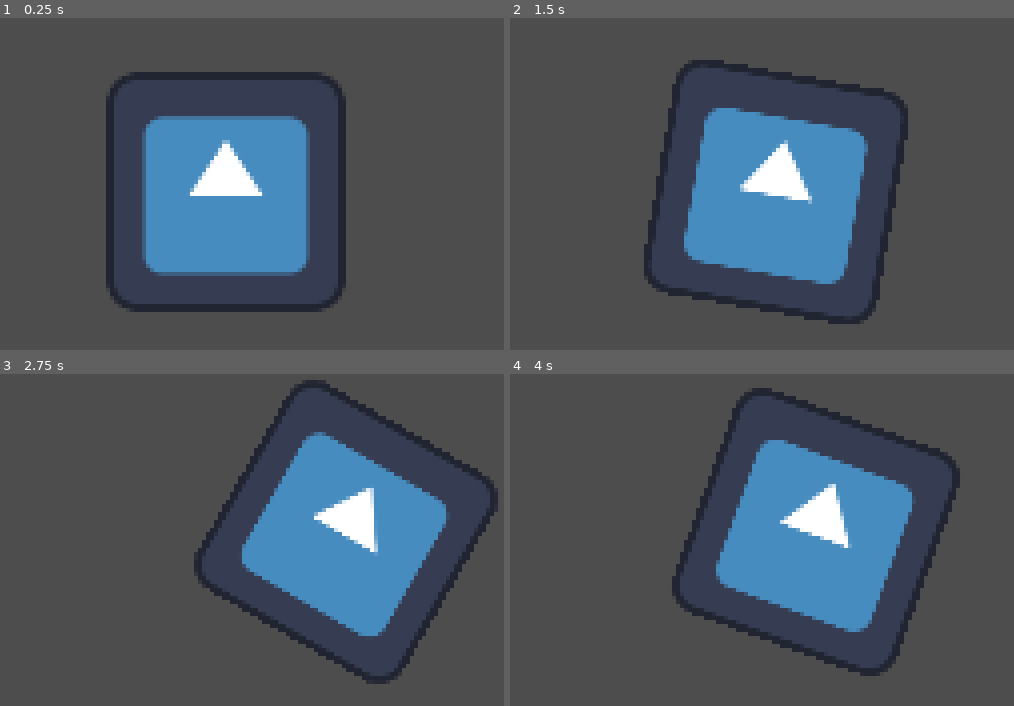
Above: before the commit, frames 1-4 (two rows, left to right).
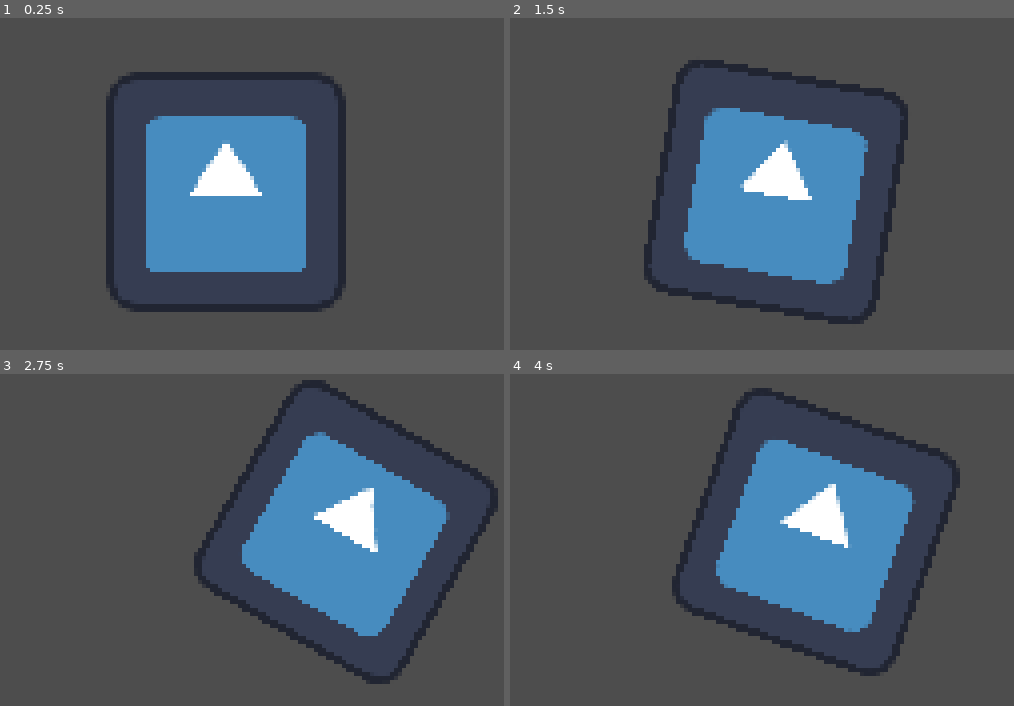
Above: after the commit, the same moments.

Repository: for-ang/go-for-old
Game: Godot game, scene res://scenes/running.tscn
Same seed, same stepped clock (60 frames per second), same inputs: the game is played once before the commit and once after it. The engine's default icon, where the game draws it, is replaced by a stand-in: a white triangle on a blue panel in a dark square.
Inputs:
- Up to frame 1 (0.25 s): no input
- Up to frame 2 (1.5 s): tap Enter at 0.5 s; hold D (RIGHT) 0.53-1.28 s; hold Ctrl (A) 0.53-1.28 s; tap Shift (B) at 0.8, 1.35 s; tap Space at 1.25 s; hold S (DOWN) from 1.28 s (still down)
- Up to frame 3 (2.75 s): tap Ctrl (A) at 1.55 s; tap Enter at 2 s; release S (DOWN) at 2.03 s; hold D (RIGHT) from 2.03 s (still down); hold Ctrl (A) from 2.03 s (still down); tap Shift (B) at 2.3 s
- Up to frame 4 (4 s): tap Space at 2.75 s; release D (RIGHT) at 2.78 s; release Ctrl (A) at 2.78 s; hold W (UP) 2.78-3.53 s; tap Shift (B) at 2.85, 3.8 s; tap Ctrl (A) at 3.05 s; tap Enter at 3.5 s; hold A (LEFT) from 3.53 s (still down); hold Ctrl (A) from 3.53 s (still down)

The runs differ from the first frame. In frame 1, 1.5% of the frame differs, in the area x 28-62%, y 29-78%; in frame 2, 0.6%; in frame 3, 0.5%; in frame 4, 0.5%.

Commit message:
shooting minigame script

Diff:
--- a/project.godot
+++ b/project.godot
@@ -63,6 +63,7 @@
 
 [rendering]
 
+textures/canvas_textures/default_texture_filter=0
 rendering_device/driver.windows="d3d12"
 renderer/rendering_method="gl_compatibility"
 renderer/rendering_method.mobile="gl_compatibility"
--- a/scenes/boxing.tscn
+++ b/scenes/boxing.tscn
@@ -1,6 +1,6 @@
 [gd_scene format=3 uid="uid://ckp3x4r815ug8"]
 
-[ext_resource type="Script" uid="uid://bapt2txnck41b" path="res://scenes/boxing.gd" id="1_xgbl3"]
+[ext_resource type="Script" uid="uid://bapt2txnck41b" path="res://scripts/boxing.gd" id="1_xgbl3"]
 
 [node name="boxing" type="Node2D" unique_id=1569111883]
 script = ExtResource("1_xgbl3")
--- /dev/null
+++ b/scenes/shooting.tscn
@@ -0,0 +1,37 @@
+[gd_scene format=3 uid="uid://dkyn2mpgy6cnh"]
+
+[ext_resource type="Script" uid="uid://bem8icwajexj" path="res://scripts/shooting.gd" id="1_flpu0"]
+[ext_resource type="Texture2D" uid="uid://dmw2hnldxeiok" path="res://sprites/CROSSHAIR.png" id="2_flpu0"]
+[ext_resource type="Script" uid="uid://b2fc2k7t75dwh" path="res://scripts/crosshair.gd" id="3_flpu0"]
+[ext_resource type="Texture2D" uid="uid://xsijjchv7xrl" path="res://sprites/Target_logo.svg.webp" id="3_qu8ou"]
+
+[sub_resource type="CircleShape2D" id="CircleShape2D_1usye"]
+radius = 9.0
+
+[sub_resource type="CircleShape2D" id="CircleShape2D_mjm1t"]
+radius = 19.0
+
+[node name="shooting" type="Node2D" unique_id=1324489357]
+script = ExtResource("1_flpu0")
+
+[node name="Sprite2D" type="Sprite2D" parent="." unique_id=913782104]
+position = Vector2(80, 80)
+scale = Vector2(0.135, 0.135)
+texture = ExtResource("3_qu8ou")
+
+[node name="crosshair" type="CharacterBody2D" parent="." unique_id=1979071095]
+script = ExtResource("3_flpu0")
+
+[node name="Sprite2D" type="Sprite2D" parent="crosshair" unique_id=2125839077]
+texture = ExtResource("2_flpu0")
+
+[node name="CollisionShape2D" type="CollisionShape2D" parent="crosshair" unique_id=1625253465]
+shape = SubResource("CircleShape2D_1usye")
+
+[node name="Area2D" type="Area2D" parent="." unique_id=1802285419]
+
+[node name="CollisionShape2D" type="CollisionShape2D" parent="Area2D" unique_id=605322335]
+position = Vector2(80, 63)
+shape = SubResource("CircleShape2D_mjm1t")
+
+[connection signal="body_entered" from="Area2D" to="." method="_on_area_2d_body_entered"]
--- /dev/null
+++ b/scripts/crosshair.gd
@@ -0,0 +1,18 @@
+extends CharacterBody2D
+
+const SPEED = 200.0
+
+func _physics_process(_delta: float):
+	var directionx := Input.get_axis("LEFT", "RIGHT")
+	if directionx:
+		velocity.x = directionx * SPEED
+	else:
+		velocity.x = move_toward(velocity.x, 0, SPEED)
+
+	var directiony := Input.get_axis("UP", "DOWN")
+	if directiony:
+		velocity.y = directiony * SPEED
+	else:
+		velocity.y = move_toward(velocity.y, 0, SPEED)
+
+	move_and_slide()
--- /dev/null
+++ b/scripts/shooting.gd
@@ -0,0 +1,7 @@
+extends Node2D
+
+func _ready():
+	$crosshair.position = Vector2(80,72)
+
+func _on_area_2d_body_entered(body: Node2D) -> void:
+	pass # Replace with function body.
Renamed: scenes/boxing.gd -> scripts/boxing.gd
Renamed: scenes/boxing.gd.uid -> scripts/boxing.gd.uid
Not shown, added: scripts/crosshair.gd.uid
Not shown, added: scripts/shooting.gd.uid
Binary file added: sprites/CROSSHAIR.png
Not shown, added: sprites/CROSSHAIR.png.import
Binary file added: sprites/Target_logo.svg.webp
Not shown, added: sprites/Target_logo.svg.webp.import
